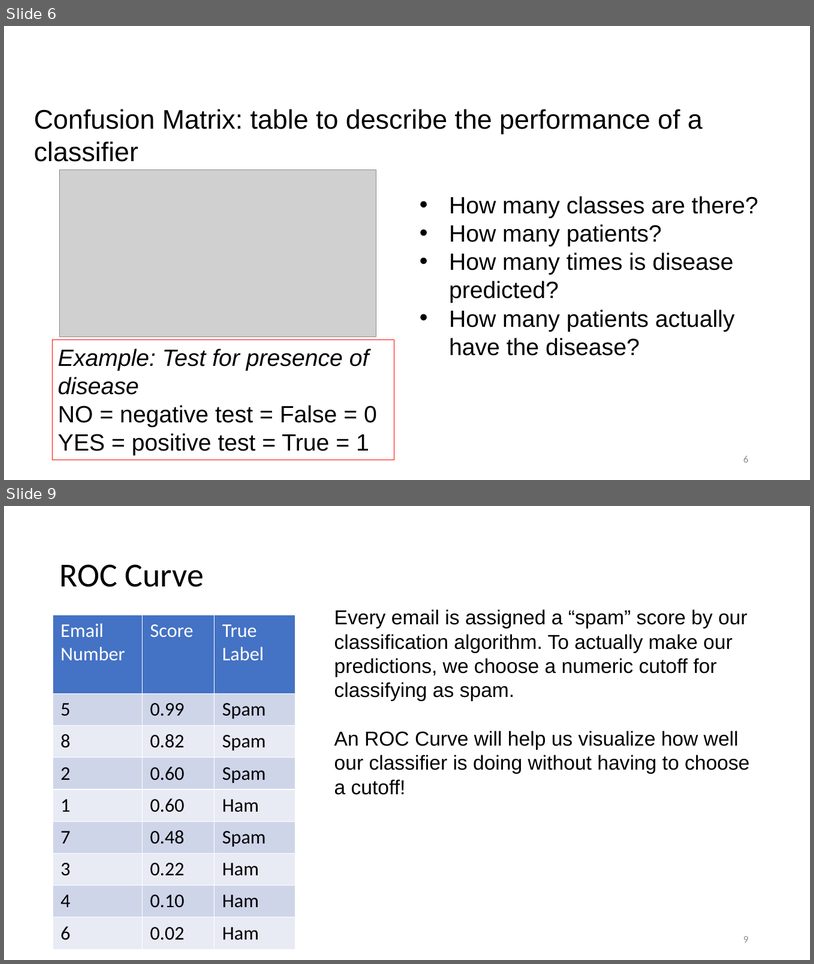
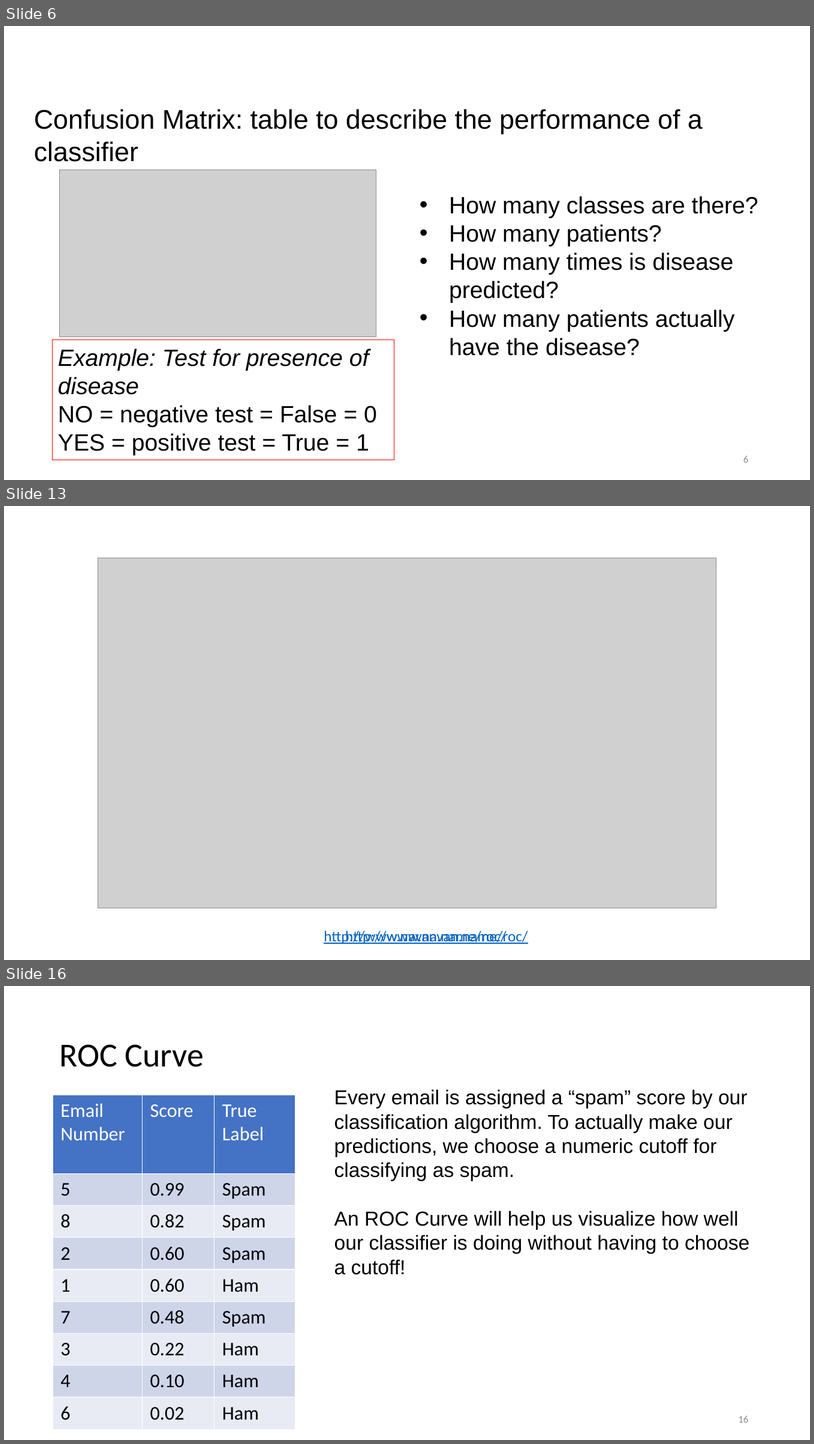
Before and after one commit to jayurbain/DataScienceIntro, a slide deck: slides/07_model_evaluation_and_metrics.pptx. Shown one above the other, each under a label of ours: slides 6 and 9 before the commit, slides 6, 13 and 16 after it; the slides between them are not shown. The pictures are 814x964 and 814x1444 pixels, drawn with LibreOffice and Linux fonts; fonts in the diff are those of the drawing; grey boxes stand for pictures. Boxes give left, top, right and bottom in pixels: in the first picture for what was removed or moved away, otherwise in the second. Text is boxed around its words. In the diff, an @@ line names an element or a change of style, - is before the commit and + after.

```diff
--- a/slides/07_model_evaluation_and_metrics.pptx
+++ b/slides/07_model_evaluation_and_metrics.pptx
@@ slide 13 added at box(4, 506, 810, 960), background #FFFFFF @@
@@ picture added at box(98, 558, 717, 907) @@
@@ text added at box(324, 930, 506, 943), 18 pt, text #0563C1, underline @@
+http://www.navan.name/roc/
@@ text added at box(345, 930, 528, 943), 18 pt, text #0563C1, underline @@
+http://www.navan.name/roc/
@@ what was slide 9 is now slide 16 @@
@@ page number at box(738, 1416, 749, 1422): text changed @@
-9
+16
```
Also in this commit, not shown: 3 slides changed, 6 other slides added, 1 other file.
